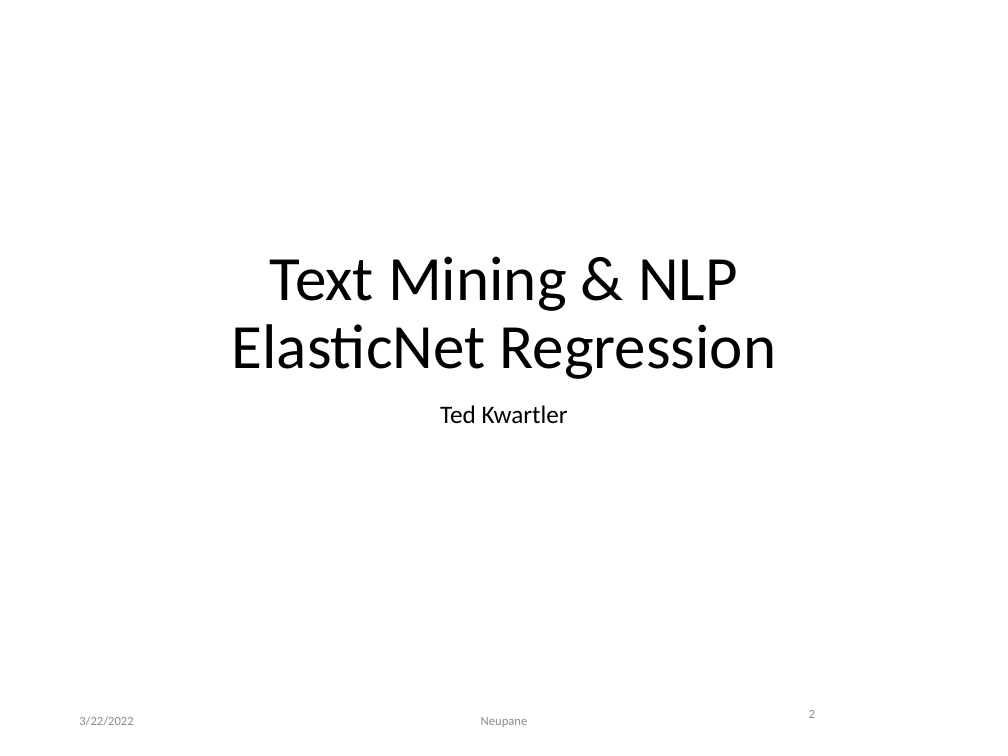
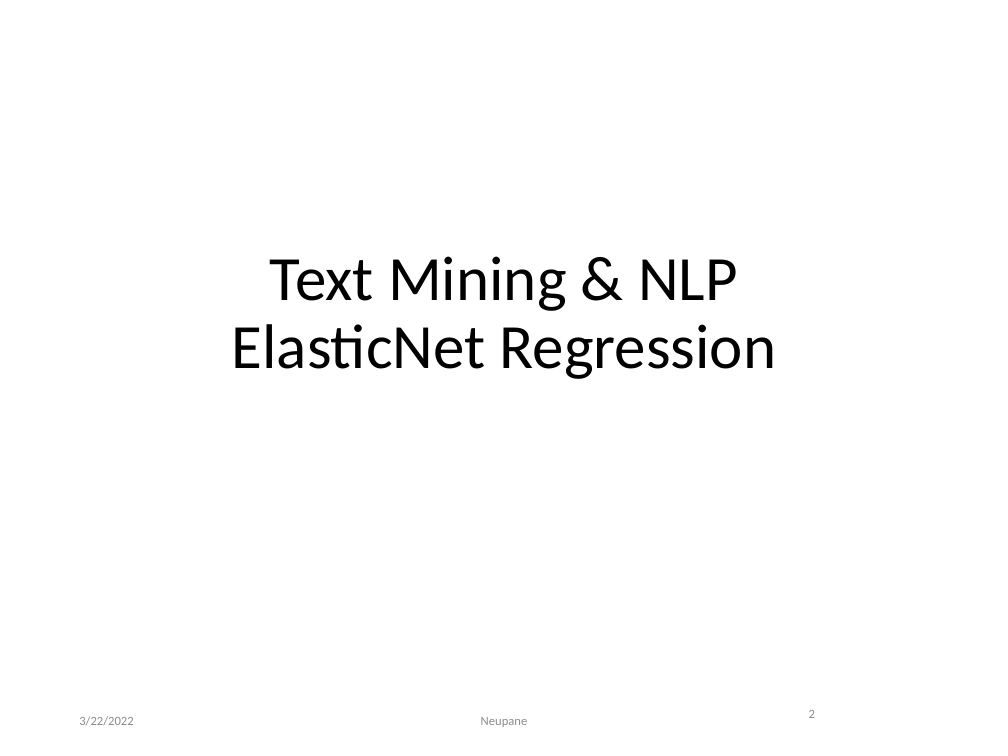
Before and after one commit to BikalpaN/Text-Mining-NLP, a slide deck: slide 2 of Lessons/class5A/Class5A.pptx. Drawn at 1008x756 pixels with LibreOffice and Linux fonts; fonts in the diff are those of the drawing. Boxes give left, top, right and bottom in pixels: in the first picture for what was removed or moved away, otherwise in the second. Text is boxed around its words. In the diff, an @@ line names an element or a change of style, - is before the commit and + after.

```diff
--- a/Lessons/class5A/Class5A.pptx
+++ b/Lessons/class5A/Class5A.pptx
@@ subtitle removed at (440, 405, 568, 423) @@
-Ted Kwartler
```
Also in this commit, not shown: 11 other files.
